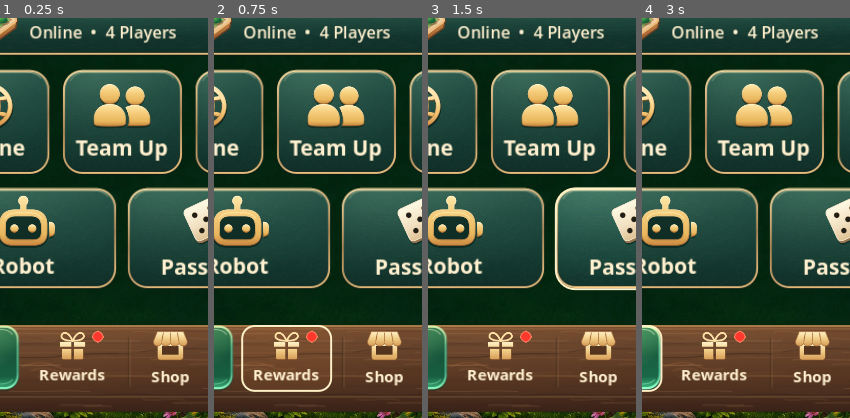
Above: before the commit, frames 1-4 (left to right).
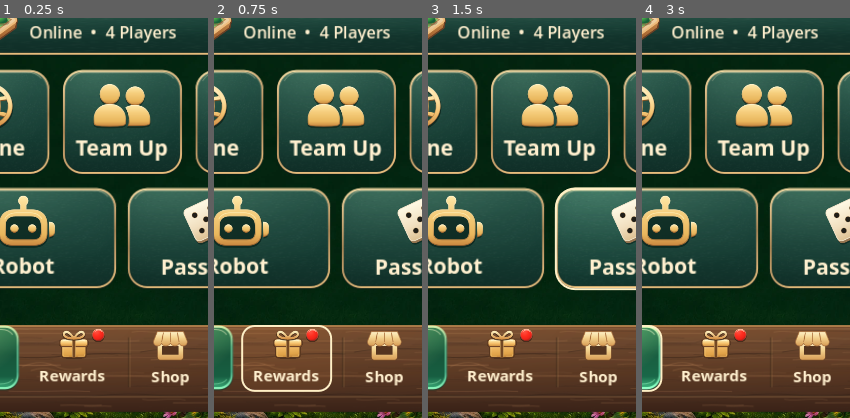
Above: after the commit, the same moments.

Repository: rekixo-lab/ludopaws-v2
Game: Godot game, scene res://scenes/ui/home/home_screen.tscn
Two runs of this game, one before a commit and one after it. Both use one fixed random seed, a clock stepped at 60 frames per second and the inputs below. This scene is started directly instead of the project's main scene.
Inputs (mouse positions are % of the whole screen's width and height, from its top left):
- Up to frame 1 (0.25 s): no input
- Up to frame 2 (0.75 s): click (38, 93) at 0.5 s
- Up to frame 3 (1.5 s): click (74, 78) at 1.25 s
- Up to frame 4 (3 s): click (74, 78) at 2 s; click (15, 93) at 2.75 s
The pictures show only the part of the screen within x 21-71%, y 50-100%; the shares and areas given below are measured in that part.

The runs differ from the first frame. In frame 1, 1.3% of the frame differs, in the area x 19-51%, y 77-91%; in frame 2, 1.3%; in frame 3, 1.3%; in frame 4, 1.3%.

Commit message:
Match the Rewards gift and notification dot lighting [skip ci]

Diff:
--- a/assets/ui/icons/gift.svg
+++ b/assets/ui/icons/gift.svg
@@ -1,7 +1,25 @@
-<svg xmlns="http://www.w3.org/2000/svg" width="64" height="64" viewBox="0 0 24 24">
- <defs><linearGradient id="gold" x2="0" y2="1"><stop stop-color="#fff2c8"/><stop offset=".45" stop-color="#f3d18c"/><stop offset="1" stop-color="#d79c55"/></linearGradient></defs>
- <g fill="url(#gold)" stroke="#6c4225" stroke-width=".35">
- <path d="M2 9.2h9.2v4H2zm10.8 0H22v4h-9.2zM3.6 14.4h7.6V23H5q-1.4 0-1.4-1.4zm9.2 0h7.6v7.2q0 1.4-1.4 1.4h-6.2z"/>
- <path d="M11.8 8.5C5.3 8.4 2.8 6.5 3.4 4.3c.5-1.9 2.7-2.5 4.4-1.4 1.8 1.2 3.1 2.9 4 5.6Zm.4 0c6.5-.1 9-2 8.4-4.2-.5-1.9-2.7-2.5-4.4-1.4-1.8 1.2-3.1 2.9-4 5.6Z" fill="none" stroke="#fce0a5" stroke-width="1.45"/>
- </g>
+<svg xmlns="http://www.w3.org/2000/svg" width="80" height="80" viewBox="-1.2 2.2 32 32">
+ <defs>
+  <linearGradient id="lid" x2="0" y2="1">
+   <stop stop-color="#fff4c9"/><stop offset=".24" stop-color="#ffe7a5"/>
+   <stop offset=".65" stop-color="#f4bb63"/><stop offset="1" stop-color="#c78a3c"/>
+  </linearGradient>
+  <linearGradient id="box" x2=".14" y2="1">
+   <stop stop-color="#ffe5a1"/><stop offset=".32" stop-color="#efb761"/>
+   <stop offset=".78" stop-color="#e0a349"/><stop offset="1" stop-color="#c58739"/>
+  </linearGradient>
+  <linearGradient id="bow" x2="0" y2="1">
+   <stop stop-color="#fff1bf"/><stop offset="1" stop-color="#d99549"/>
+  </linearGradient>
+ </defs>
+ <path d="M5.9 18.6h20.2v9.3q0 3.3-3.6 3.3h-13q-3.6 0-3.6-3.3zM5.7 11.6h20.6q4 0 4 3.4v2q0 3-4 3H5.7q-4 0-4-3v-2q0-3.4 4-3.4z" fill="#24170f" opacity=".74"/>
+ <path d="M4 17.5h24v9.8q0 3-3.3 3H7.3q-3.3 0-3.3-3z" fill="url(#box)" stroke="#59371f" stroke-width="1.4"/>
+ <path d="M5.4 19.5v7.6q0 1.6 1.8 1.6H11m9.2 0h4.7q1.7 0 1.7-1.9" fill="none" stroke="#ffde8c" stroke-opacity=".42" stroke-width=".8"/>
+ <path d="M6.1 11.8h19.8q3.7 0 3.7 3.1v1.8q0 2.7-3.4 2.7H5.8q-3.4 0-3.4-2.7v-1.8q0-3.1 3.7-3.1z" fill="url(#lid)" stroke="#724525" stroke-width="1.15"/>
+ <path d="M5.4 14q.7-.8 2.7-.8h15.8q2.1 0 2.7.8" fill="none" stroke="#fff9d4" stroke-opacity=".8" stroke-width=".85" stroke-linecap="round"/>
+ <path d="M14.3 12.1h3.4v17.9h-3.4z" fill="#734823"/>
+ <path d="M14.5 13v16.5m3-16.5v16.5" stroke="#fdd27d" stroke-opacity=".55" stroke-width=".48"/>
+ <path d="M16 11.4C11.1 11.5 6.6 10.4 6.3 7.6 6.1 5.7 8 4.6 10 5.4c2.2.8 4.6 3.8 6 6Zm0 0c4.9.1 9.4-1 9.7-3.8.2-1.9-1.7-3-3.7-2.2-2.2.8-4.6 3.8-6 6Z" transform="translate(0 .6)" fill="none" stroke="#412917" stroke-opacity=".86" stroke-width="3.15" stroke-linejoin="round"/>
+ <path d="M16 11.4C11.1 11.5 6.6 10.4 6.3 7.6 6.1 5.7 8 4.6 10 5.4c2.2.8 4.6 3.8 6 6Zm0 0c4.9.1 9.4-1 9.7-3.8.2-1.9-1.7-3-3.7-2.2-2.2.8-4.6 3.8-6 6Z" fill="none" stroke="url(#bow)" stroke-width="2.15" stroke-linecap="round" stroke-linejoin="round"/>
+ <path d="M7.6 6.6q1.5-1.2 3.1.1m10.6 0q1.6-1.3 3.1-.1" fill="none" stroke="#fff7c9" stroke-opacity=".68" stroke-width=".75"/>
 </svg>
--- /dev/null
+++ b/assets/ui/icons/notification_dot.svg
@@ -0,0 +1,15 @@
+<svg xmlns="http://www.w3.org/2000/svg" width="42" height="42" viewBox="0 0 14 14">
+ <defs>
+  <radialGradient id="red" cx=".35" cy=".22" r=".82">
+   <stop stop-color="#ff5848"/><stop offset=".46" stop-color="#ff3021"/>
+   <stop offset=".79" stop-color="#ef2319"/><stop offset="1" stop-color="#ad2116"/>
+  </radialGradient>
+  <linearGradient id="rim" x2="0" y2="1">
+   <stop stop-color="#ffc0a0"/><stop offset=".35" stop-color="#d55f49"/>
+   <stop offset="1" stop-color="#8e291e"/>
+  </linearGradient>
+ </defs>
+ <circle cx="7" cy="7.8" r="6.1" fill="#210f09" opacity=".55"/>
+ <circle cx="7" cy="6.8" r="5.55" fill="url(#red)" stroke="url(#rim)" stroke-width=".78"/>
+ <path d="M3.5 4Q5.1 2.05 7.1 2.2Q9.1 2.1 10.15 3.4" fill="none" stroke="#ffe5c9" stroke-opacity=".66" stroke-width=".55" stroke-linecap="round"/>
+</svg>
--- a/scenes/ui/components/bottom_navigation.tscn
+++ b/scenes/ui/components/bottom_navigation.tscn
@@ -7,17 +7,7 @@
 [ext_resource type="Texture2D" path="res://assets/ui/icons/profile.svg" id="profile"]
 [ext_resource type="Texture2D" path="res://assets/ui/backgrounds/wood_panel.svg" id="wood_panel"]
 
-[sub_resource type="StyleBoxFlat" id="reward_dot"]
-bg_color = Color(1, 0.22, 0.18, 1)
-border_color = Color(0.99, 0.52, 0.39, 1)
-border_width_left = 1
-border_width_top = 1
-border_width_right = 1
-border_width_bottom = 1
-corner_radius_top_left = 6
-corner_radius_top_right = 6
-corner_radius_bottom_left = 6
-corner_radius_bottom_right = 6
+[ext_resource type="Texture2D" path="res://assets/ui/icons/notification_dot.svg" id="notification_dot"]
 
 [node name="BottomNavigation" type="Control"]
 offset_right = 430.0
@@ -49,7 +39,7 @@
 offset_bottom = 69.0
 title = "Rewards"
 glyph = ExtResource("gift")
-glyph_size = 32
+glyph_size = 34
 metadata/route = &"rewards"
 navigation_item = true
 
@@ -75,10 +65,12 @@
 metadata/route = &"profile"
 navigation_item = true
 
-[node name="RewardDot" type="Panel" parent="."]
-offset_left = 184.0
-offset_top = 6.0
-offset_right = 196.0
+[node name="RewardDot" type="TextureRect" parent="Rewards"]
+offset_left = 66.0
+offset_top = 3.0
+offset_right = 81.0
 offset_bottom = 18.0
 mouse_filter = 2
-theme_override_styles/panel = SubResource("reward_dot")
+texture = ExtResource("notification_dot")
+expand_mode = 1
+stretch_mode = 5
Not shown, added: assets/ui/icons/notification_dot.svg.import
